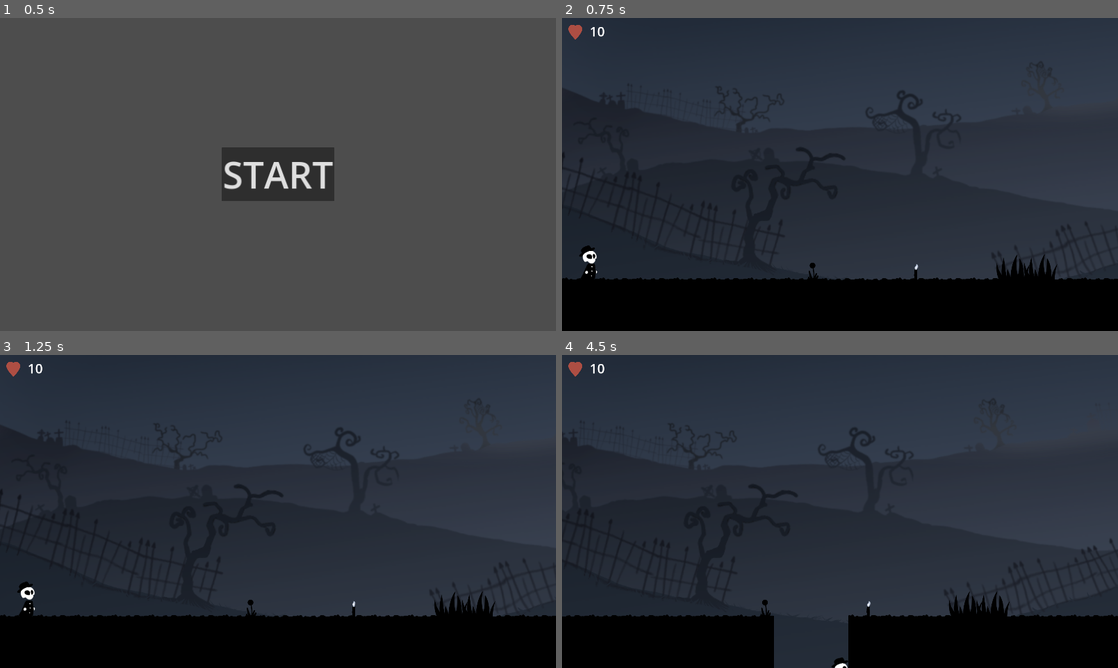
Above: before the commit, frames 1-4 (two rows, left to right).
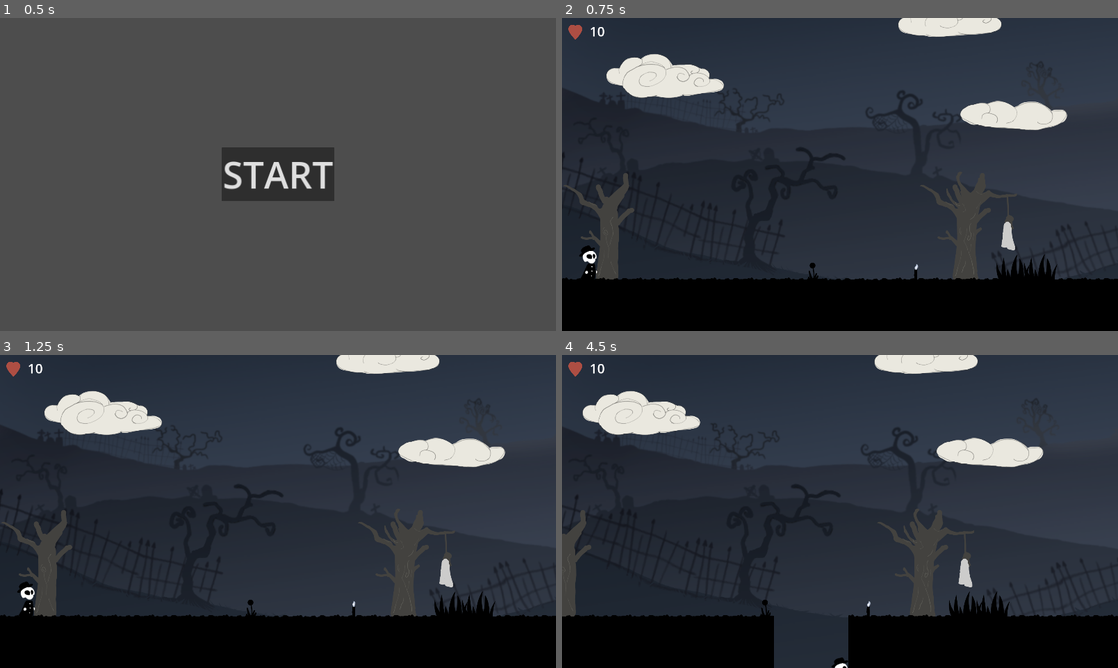
Above: after the commit, the same moments.

Repository: code-langba/you-game
Game: Godot game, scene res://scenes/main.tscn
Same seed, same stepped clock (60 frames per second), same inputs: the game is played once before the commit and once after it.
Inputs:
- Up to frame 1 (0.5 s): no input
- Up to frame 2 (0.75 s): click "START" at 0.5 s
- Up to frame 3 (1.25 s): no input
- Up to frame 4 (4.5 s): tap Enter (ui_accept) at 1.25 s; hold D (move_right) 1.28-2.78 s; tap Space (jump) at 1.52, 2.27, 3.77 s; hold A (move_left) 2.78-3.53 s; hold D (move_right) from 3.53 s (still down)

Frame 1 is identical in both runs. In frame 2, 6.6% of the frame differs, in the area x 0-91%, y 0-84%; in frame 3, 6.6%; in frame 4, 6.9%, in the area x 0-100%, y 0-84%.

Commit message:
parallax

Diff:
--- /dev/null
+++ b/resources/tilemap/decor2.tres
@@ -0,0 +1,36 @@
+[gd_resource type="TileSet" load_steps=3 format=3 uid="uid://dm6ewfwi7047e"]
+
+[ext_resource type="Texture2D" uid="uid://b47u0vy8ter34" path="res://asset/sprites/clouds.png" id="1_a677v"]
+
+[sub_resource type="TileSetAtlasSource" id="TileSetAtlasSource_526wq"]
+texture = ExtResource("1_a677v")
+texture_region_size = Vector2i(128, 128)
+3:5/size_in_atlas = Vector2i(3, 3)
+3:5/0 = 0
+0:5/size_in_atlas = Vector2i(3, 3)
+0:5/0 = 0
+6:3/0 = 0
+6:4/0 = 0
+7:4/0 = 0
+7:3/0 = 0
+5:3/0 = 0
+4:3/0 = 0
+3:3/0 = 0
+2:3/0 = 0
+1:3/0 = 0
+4:1/size_in_atlas = Vector2i(2, 2)
+4:1/0 = 0
+3:1/0 = 0
+0:1/size_in_atlas = Vector2i(3, 1)
+0:1/0 = 0
+0:0/size_in_atlas = Vector2i(3, 1)
+0:0/0 = 0
+3:0/size_in_atlas = Vector2i(3, 1)
+3:0/0 = 0
+7:0/0 = 0
+7:1/0 = 0
+0:2/size_in_atlas = Vector2i(1, 2)
+0:2/0 = 0
+
+[resource]
+sources/0 = SubResource("TileSetAtlasSource_526wq")
--- a/scenes/levels/1.tscn
+++ b/scenes/levels/1.tscn
@@ -1,10 +1,11 @@
-[gd_scene load_steps=13 format=4 uid="uid://bkrn3jpcmrwo0"]
+[gd_scene load_steps=14 format=4 uid="uid://bkrn3jpcmrwo0"]
 
 [ext_resource type="PackedScene" uid="uid://8twc8hxar5ua" path="res://scenes/levels/level.tscn" id="1_1e0av"]
 [ext_resource type="Script" path="res://scenes/levels/1.gd" id="2_t4h0w"]
 [ext_resource type="PackedScene" uid="uid://b87qi6jruyy1i" path="res://scenes/traps/falling_platform.tscn" id="4_76jwm"]
 [ext_resource type="PackedScene" uid="uid://4psc66kvofb8" path="res://scenes/levels/2.tscn" id="4_l0x5u"]
 [ext_resource type="PackedScene" uid="uid://dh7cb3a37dl7i" path="res://scenes/traps/spike.tscn" id="5_8yscw"]
+[ext_resource type="TileSet" uid="uid://dm6ewfwi7047e" path="res://resources/tilemap/decor2.tres" id="5_tf2fe"]
 [ext_resource type="PackedScene" uid="uid://cg1e3l3u7egyk" path="res://scenes/checkpoint.tscn" id="6_25abd"]
 [ext_resource type="PackedScene" uid="uid://dtx63a6evsdh2" path="res://scenes/world/live_grass.tscn" id="7_gmib8"]
 [ext_resource type="TileSet" uid="uid://ctm1d3b3gc8pp" path="res://resources/tilemap/background.tres" id="9_7pnl8"]
@@ -19,15 +20,29 @@
 
 [node name="bg" type="Node2D" parent="." index="0"]
 
-[node name="Bg1" type="Sprite2D" parent="bg" index="0"]
+[node name="Parallax2D" type="Parallax2D" parent="bg" index="0"]
+scroll_scale = Vector2(0.1, 0.1)
+repeat_size = Vector2(3140, 0)
+
+[node name="Bg1" type="Sprite2D" parent="bg/Parallax2D" index="0"]
 position = Vector2(1441, 257)
 scale = Vector2(1.63681, 1.63681)
 texture = ExtResource("12_h5r71")
 
-[node name="Bg2" type="Sprite2D" parent="bg" index="1"]
-position = Vector2(4583, 257)
-scale = Vector2(1.63681, 1.63681)
-texture = ExtResource("12_h5r71")
+[node name="Parallax2D2" type="Parallax2D" parent="bg" index="1"]
+scroll_scale = Vector2(0.5, 0.5)
+repeat_size = Vector2(2500, 0)
+
+[node name="TileMapLayer" type="TileMapLayer" parent="bg/Parallax2D2" index="0"]
+tile_map_data = PackedByteArray("AAAXAA0AAAAAAAAAAABhABQAAAADAAAAAAAUAAsAAAAAAAEAAABTAAAAAAAAAAEAAAA=")
+tile_set = ExtResource("5_tf2fe")
+
+[node name="Parallax2D3" type="Parallax2D" parent="bg" index="2"]
+scroll_scale = Vector2(0.9, 0.9)
+
+[node name="TileMapLayer" type="TileMapLayer" parent="bg/Parallax2D3" index="0"]
+tile_map_data = PackedByteArray("AAAKACwAAAAAAAUAAABXACwAAAAAAAUAAABYACwAAAADAAUAAAC8ACwAAAADAAUAAAA=")
+tile_set = ExtResource("5_tf2fe")
 
 [node name="Player" parent="." index="1"]
 position = Vector2(104, 840)
--- a/scenes/test.tscn
+++ b/scenes/test.tscn
@@ -1,119 +1,8 @@
-[gd_scene load_steps=25 format=4 uid="uid://d3vnimwitkvwk"]
+[gd_scene load_steps=7 format=4 uid="uid://d3vnimwitkvwk"]
 
-[ext_resource type="PackedScene" uid="uid://bkep8526t3g44" path="res://scenes/traps/better_moving_platform.tscn" id="1_qqwih"]
 [ext_resource type="PackedScene" uid="uid://dcsgncsfn3jqn" path="res://scenes/player.tscn" id="1_w6r0x"]
-[ext_resource type="Script" path="res://scenes/util/position.gd" id="2_48807"]
-[ext_resource type="Texture2D" uid="uid://deixsarktp5fs" path="res://asset/sprites/slime_green.png" id="2_nap0l"]
-[ext_resource type="PackedScene" uid="uid://d3w8opvylbqii" path="res://scenes/enemies/grim.tscn" id="4_7ns8k"]
-[ext_resource type="PackedScene" uid="uid://cm826kvfjn2fc" path="res://scenes/world/mushroom.tscn" id="6_4ofdp"]
+[ext_resource type="PackedScene" uid="uid://daih7dx7svxjc" path="res://scenes/world/bridge.tscn" id="3_3wy51"]
 [ext_resource type="Texture2D" uid="uid://le1ymqok78be" path="res://asset/sprites/resources.png" id="6_wrx6x"]
-
-[sub_resource type="AtlasTexture" id="AtlasTexture_eqnfg"]
-atlas = ExtResource("2_nap0l")
-region = Rect2(0, 24, 24, 24)
-
-[sub_resource type="AtlasTexture" id="AtlasTexture_51o55"]
-atlas = ExtResource("2_nap0l")
-region = Rect2(0, 0, 24, 24)
-
-[sub_resource type="AtlasTexture" id="AtlasTexture_tyx2p"]
-atlas = ExtResource("2_nap0l")
-region = Rect2(24, 0, 24, 24)
-
-[sub_resource type="AtlasTexture" id="AtlasTexture_88xvo"]
-atlas = ExtResource("2_nap0l")
-region = Rect2(48, 0, 24, 24)
-
-[sub_resource type="AtlasTexture" id="AtlasTexture_sae7w"]
-atlas = ExtResource("2_nap0l")
-region = Rect2(72, 0, 24, 24)
-
-[sub_resource type="AtlasTexture" id="AtlasTexture_uwfa1"]
-atlas = ExtResource("2_nap0l")
-region = Rect2(0, 24, 24, 24)
-
-[sub_resource type="AtlasTexture" id="AtlasTexture_6wk04"]
-atlas = ExtResource("2_nap0l")
-region = Rect2(24, 24, 24, 24)
-
-[sub_resource type="AtlasTexture" id="AtlasTexture_6xt3k"]
-atlas = ExtResource("2_nap0l")
-region = Rect2(48, 24, 24, 24)
-
-[sub_resource type="AtlasTexture" id="AtlasTexture_d28p3"]
-atlas = ExtResource("2_nap0l")
-region = Rect2(72, 24, 24, 24)
-
-[sub_resource type="AtlasTexture" id="AtlasTexture_081ut"]
-atlas = ExtResource("2_nap0l")
-region = Rect2(0, 48, 24, 24)
-
-[sub_resource type="AtlasTexture" id="AtlasTexture_ufjfy"]
-atlas = ExtResource("2_nap0l")
-region = Rect2(24, 48, 24, 24)
-
-[sub_resource type="AtlasTexture" id="AtlasTexture_6yd2r"]
-atlas = ExtResource("2_nap0l")
-region = Rect2(48, 48, 24, 24)
-
-[sub_resource type="AtlasTexture" id="AtlasTexture_f4npf"]
-atlas = ExtResource("2_nap0l")
-region = Rect2(72, 48, 24, 24)
-
-[sub_resource type="SpriteFrames" id="SpriteFrames_2dpyj"]
-animations = [{
-"frames": [{
-"duration": 1.0,
-"texture": SubResource("AtlasTexture_eqnfg")
-}],
-"loop": true,
-"name": &"default",
-"speed": 5.0
-}, {
-"frames": [{
-"duration": 1.0,
-"texture": SubResource("AtlasTexture_51o55")
-}, {
-"duration": 1.0,
-"texture": SubResource("AtlasTexture_tyx2p")
-}, {
-"duration": 1.0,
-"texture": SubResource("AtlasTexture_88xvo")
-}, {
-"duration": 1.0,
-"texture": SubResource("AtlasTexture_sae7w")
-}, {
-"duration": 1.0,
-"texture": SubResource("AtlasTexture_uwfa1")
-}, {
-"duration": 1.0,
-"texture": SubResource("AtlasTexture_6wk04")
-}, {
-"duration": 1.0,
-"texture": SubResource("AtlasTexture_6xt3k")
-}, {
-"duration": 1.0,
-"texture": SubResource("AtlasTexture_d28p3")
-}, {
-"duration": 1.0,
-"texture": SubResource("AtlasTexture_081ut")
-}, {
-"duration": 1.0,
-"texture": SubResource("AtlasTexture_ufjfy")
-}, {
-"duration": 1.0,
-"texture": SubResource("AtlasTexture_6yd2r")
-}, {
-"duration": 1.0,
-"texture": SubResource("AtlasTexture_f4npf")
-}],
-"loop": false,
-"name": &"destroy",
-"speed": 5.0
-}]
-
-[sub_resource type="RectangleShape2D" id="RectangleShape2D_mec0n"]
-size = Vector2(64, 32)
 
 [sub_resource type="TileSetAtlasSource" id="TileSetAtlasSource_88k8r"]
 texture = ExtResource("6_wrx6x")
@@ -172,54 +61,113 @@
 physics_layer_0/collision_mask = 0
 sources/0 = SubResource("TileSetAtlasSource_88k8r")
 
+[sub_resource type="RectangleShape2D" id="RectangleShape2D_3jowu"]
+size = Vector2(64, 64)
+
 [node name="Test" type="Node2D"]
 
 [node name="Player" parent="." instance=ExtResource("1_w6r0x")]
-position = Vector2(240, 840)
-
-[node name="BetterMovingPlatform" parent="." instance=ExtResource("1_qqwih")]
-visible = false
-position = Vector2(720, 408)
-
-[node name="BetterMVBase" parent="BetterMovingPlatform" index="0" node_paths=PackedStringArray("positions", "animator")]
-destroy_on_end = true
-destroy_delay = 1.0
-positions = [NodePath("../Position"), NodePath("../Position2"), NodePath("../2"), NodePath("../3")]
-animator = NodePath("AnimatedSprite2D")
-destroy_animation_name = "destroy"
-
-[node name="AnimatedSprite2D" type="AnimatedSprite2D" parent="BetterMovingPlatform/BetterMVBase" index="0"]
-position = Vector2(0, -8)
-scale = Vector2(2, 2)
-sprite_frames = SubResource("SpriteFrames_2dpyj")
-
-[node name="CollisionShape2D" type="CollisionShape2D" parent="BetterMovingPlatform/BetterMVBase" index="1"]
-shape = SubResource("RectangleShape2D_mec0n")
-
-[node name="Position" type="Node2D" parent="BetterMovingPlatform"]
-position = Vector2(-592, -152)
-script = ExtResource("2_48807")
-
-[node name="Position2" type="Node2D" parent="BetterMovingPlatform"]
-position = Vector2(240, -152)
-script = ExtResource("2_48807")
-
-[node name="2" type="Node2D" parent="BetterMovingPlatform"]
-position = Vector2(-592, 40)
-script = ExtResource("2_48807")
-
-[node name="3" type="Node2D" parent="BetterMovingPlatform"]
-position = Vector2(240, 40)
-script = ExtResource("2_48807")
-
-[node name="Grim" parent="." instance=ExtResource("4_7ns8k")]
-position = Vector2(912, 902)
-
-[node name="Mushroom" parent="." instance=ExtResource("6_4ofdp")]
-position = Vector2(552, 872)
+position = Vector2(288, 552)
 
 [node name="TileMapLayer" type="TileMapLayer" parent="."]
 tile_map_data = PackedByteArray("AAAAAAcAAAADAAcAAAABAAcAAAAFAAcAAAACAAcAAAAFAAcAAAADAAcAAAAFAAcAAAAEAAcAAAAFAAcAAAAFAA …(688 unchanged characters)…
 tile_set = SubResource("TileSet_xo5gi")
 
-[editable path="BetterMovingPlatform"]
+[node name="BridgeContienr" type="Node2D" parent="."]
+position = Vector2(7.99997, 1480)
+rotation = -1.56919
+
+[node name="StaticBody2D" type="StaticBody2D" parent="BridgeContienr"]
+z_index = 5
+position = Vector2(808.449, 278.701)
+scale = Vector2(1, 2.96032)
+
+[node name="CollisionShape2D" type="CollisionShape2D" parent="BridgeContienr/StaticBody2D"]
+shape = SubResource("RectangleShape2D_3jowu")
+
+[node name="ColorRect" type="ColorRect" parent="BridgeContienr/StaticBody2D"]
+offset_left = -32.0
+offset_top = -32.0
+offset_right = 32.0
+offset_bottom = 32.0
+
+[node name="PinJoint2D" type="PinJoint2D" parent="BridgeContienr"]
+position = Vector2(838.603, 374.653)
+node_a = NodePath("../StaticBody2D")
+node_b = NodePath("../Bridge")
+bias = 0.791
+softness = 1.0
+angular_limit_lower = -3.14159
+angular_limit_upper = 3.14159
+motor_enabled = true
+motor_target_velocity = 3.49066
+
+[node name="Bridge" parent="BridgeContienr" instance=ExtResource("3_3wy51")]
+position = Vector2(816.68, 438.688)
+
+[node name="PinJoint2D2" type="PinJoint2D" parent="BridgeContienr"]
+position = Vector2(816.809, 502.688)
+node_a = NodePath("../Bridge")
+node_b = NodePath("../Bridge2")
+softness = 1.0
+motor_enabled = true
+motor_target_velocity = 2.50978
+
+[node name="Bridge2" parent="BridgeContienr" instance=ExtResource("3_3wy51")]
+position = Vector2(816.914, 567.688)
+
+[node name="PinJoint2D3" type="PinJoint2D" parent="BridgeContienr"]
+position = Vector2(817.018, 632.688)
+node_a = NodePath("../Bridge2")
+node_b = NodePath("../Bridge3")
+bias = 0.9
+softness = 1.0
+
+[node name="Bridge3" parent="BridgeContienr" instance=ExtResource("3_3wy51")]
+position = Vector2(817.122, 697.687)
+
+[node name="PinJoint2D4" type="PinJoint2D" parent="BridgeContienr"]
+position = Vector2(817.23, 764.687)
+node_a = NodePath("../Bridge3")
+node_b = NodePath("../Bridge4")
+bias = 0.9
+softness = 1.0
+
+[node name="Bridge4" parent="BridgeContienr" instance=ExtResource("3_3wy51")]
+position = Vector2(817.336, 830.687)
+
+[node name="PinJoint2D5" type="PinJoint2D" parent="BridgeContienr"]
+position = Vector2(817.45, 901.687)
+node_a = NodePath("../Bridge4")
+node_b = NodePath("../Bridge5")
+bias = 0.9
+softness = 1.0
+
+[node name="Bridge5" parent="BridgeContienr" instance=ExtResource("3_3wy51")]
+position = Vector2(817.563, 971.687)
+
+[node name="PinJoint2D6" type="PinJoint2D" parent="BridgeContienr"]
+position = Vector2(840.67, 1037.65)
+node_a = NodePath("../Bridge5")
+node_b = NodePath("../StaticBody2D2")
+bias = 0.9
+softness = 1.0
+angular_limit_enabled = true
+angular_limit_lower = -3.14159
+angular_limit_upper = 3.14159
+motor_enabled = true
+motor_target_velocity = -3.49066
+
+[node name="StaticBody2D2" type="StaticBody2D" parent="BridgeContienr"]
+z_index = 5
+position = Vector2(809.962, 1196.55)
+scale = Vector2(1, 4.96103)
+
+[node name="CollisionShape2D" type="CollisionShape2D" parent="BridgeContienr/StaticBody2D2"]
+shape = SubResource("RectangleShape2D_3jowu")
+
+[node name="ColorRect" type="ColorRect" parent="BridgeContienr/StaticBody2D2"]
+offset_left = -32.0
+offset_top = -32.0
+offset_right = 32.0
+offset_bottom = 32.0
--- /dev/null
+++ b/scenes/world/bridge.tscn
@@ -0,0 +1,15 @@
+[gd_scene load_steps=2 format=3 uid="uid://daih7dx7svxjc"]
+
+[sub_resource type="RectangleShape2D" id="RectangleShape2D_noy8f"]
+size = Vector2(48, 128)
+
+[node name="BridgeBlock" type="RigidBody2D"]
+
+[node name="ColorRect" type="ColorRect" parent="."]
+offset_left = -24.0
+offset_top = -64.0
+offset_right = 24.0
+offset_bottom = 64.0
+
+[node name="CollisionShape2D" type="CollisionShape2D" parent="."]
+shape = SubResource("RectangleShape2D_noy8f")
--- a/scenes/world/mushroom.tscn
+++ b/scenes/world/mushroom.tscn
@@ -3,7 +3,7 @@
 [ext_resource type="Script" path="res://components/scripts/bounce.gd" id="1_b71tr"]
 
 [sub_resource type="RectangleShape2D" id="RectangleShape2D_afdb6"]
-size = Vector2(58, 72)
+size = Vector2(58, 24)
 
 [sub_resource type="RectangleShape2D" id="RectangleShape2D_y4eae"]
 size = Vector2(64, 64)
@@ -14,7 +14,7 @@
 script = ExtResource("1_b71tr")
 
 [node name="CollisionShape2D" type="CollisionShape2D" parent="."]
-position = Vector2(0, -4)
+position = Vector2(0, -28)
 shape = SubResource("RectangleShape2D_afdb6")
 
 [node name="StaticBody2D" type="StaticBody2D" parent="."]
